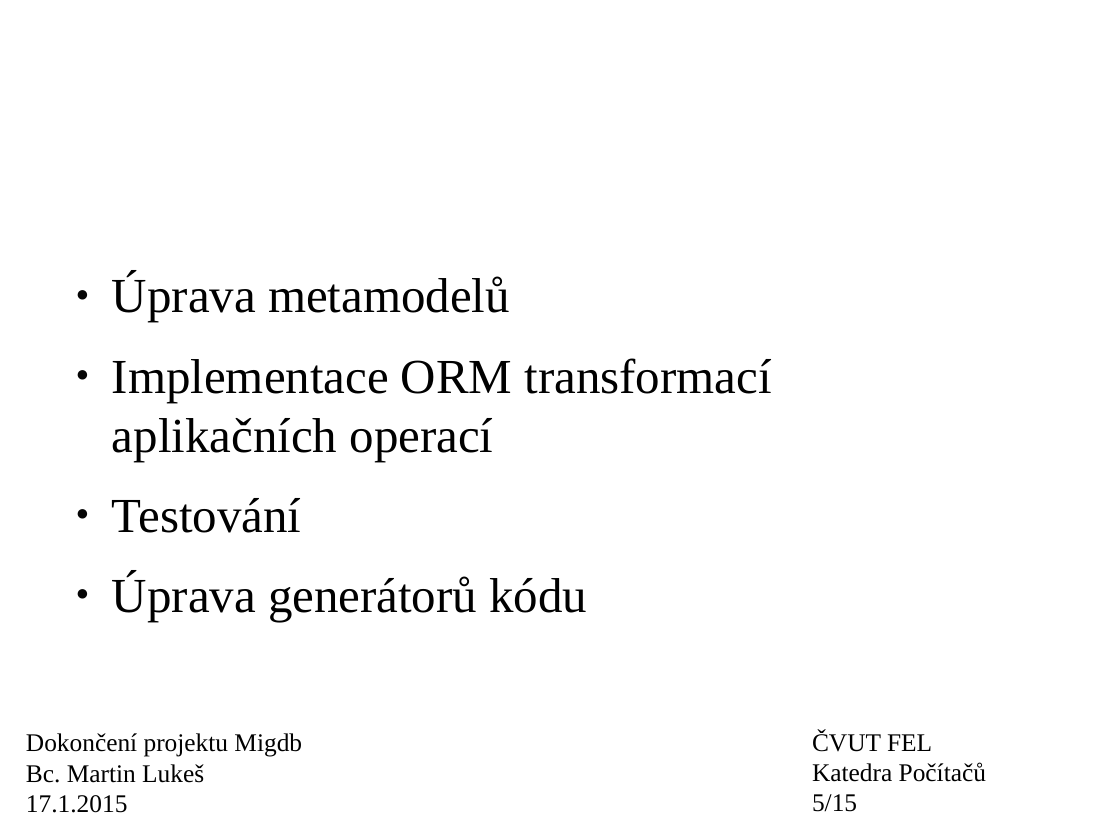
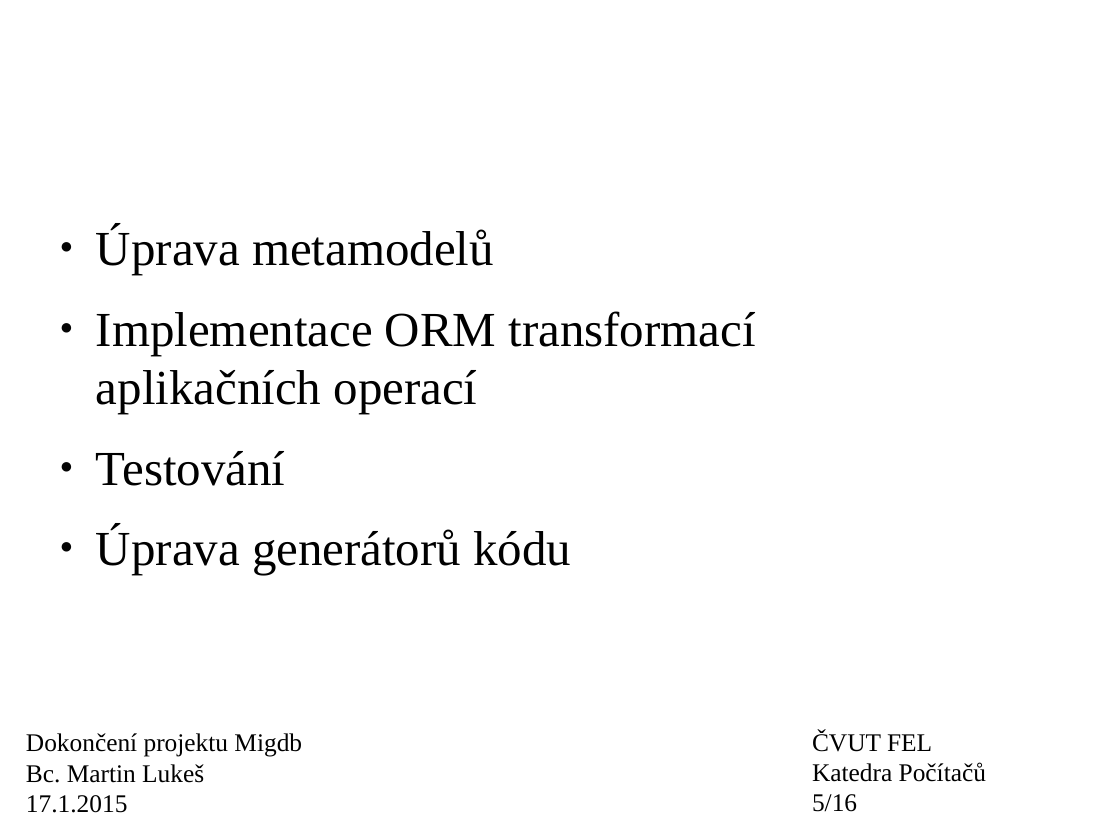
Before and after one commit to wox2/migrace_databaze, a slide deck: slide 5 of diplomka/prezentace.odp. Drawn at 1120x840 pixels with LibreOffice and Linux fonts; fonts in the diff are those of the drawing; background and template pictures are left out. Boxes give left, top, right and bottom in pixels: in the first picture for what was removed or moved away, otherwise in the second. Text is boxed around its words. In the diff, an @@ line names an element or a change of style, - is before the commit and + after.

```diff
--- a/diplomka/prezentace.odp
+++ b/diplomka/prezentace.odp
@@ text "Úprava metamodelů": place and size @@
-text "Úprava metamodelů" at (112, 274, 772, 622)
+text "Úprava metamodelů" at (96, 227, 756, 575)
@@ text at (812, 794, 857, 812): text changed @@
-5/15
+5/16
```
Also in this commit, not shown: 4 other slides changed, 1 slide added, 4 other files.
